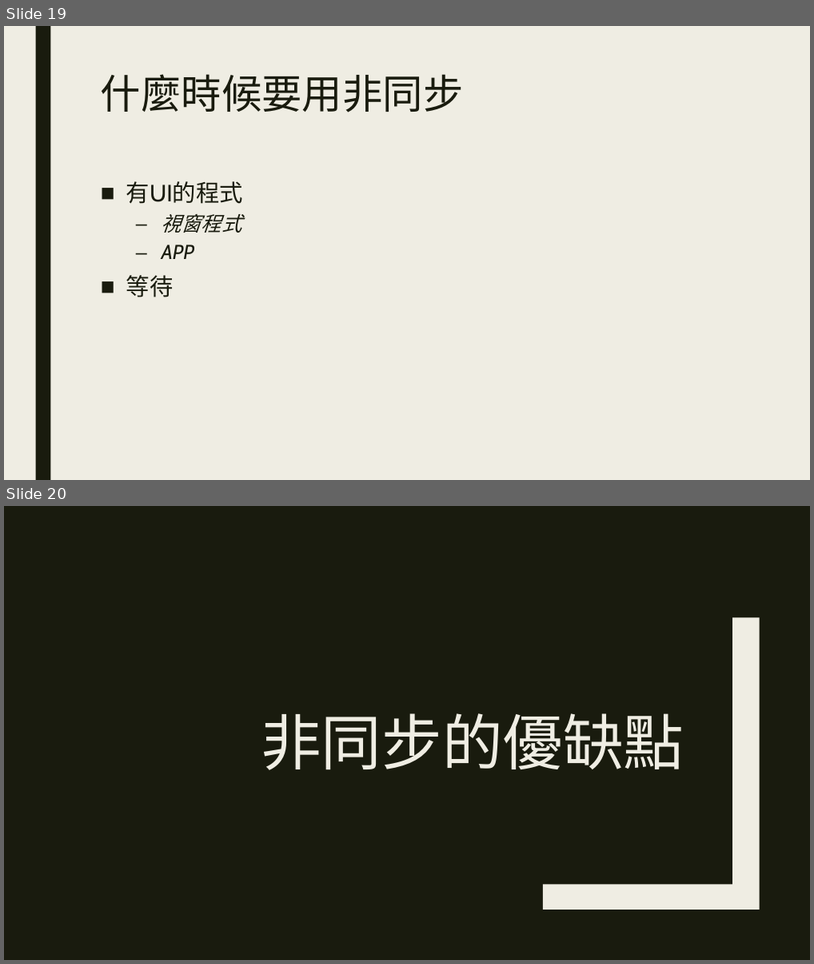
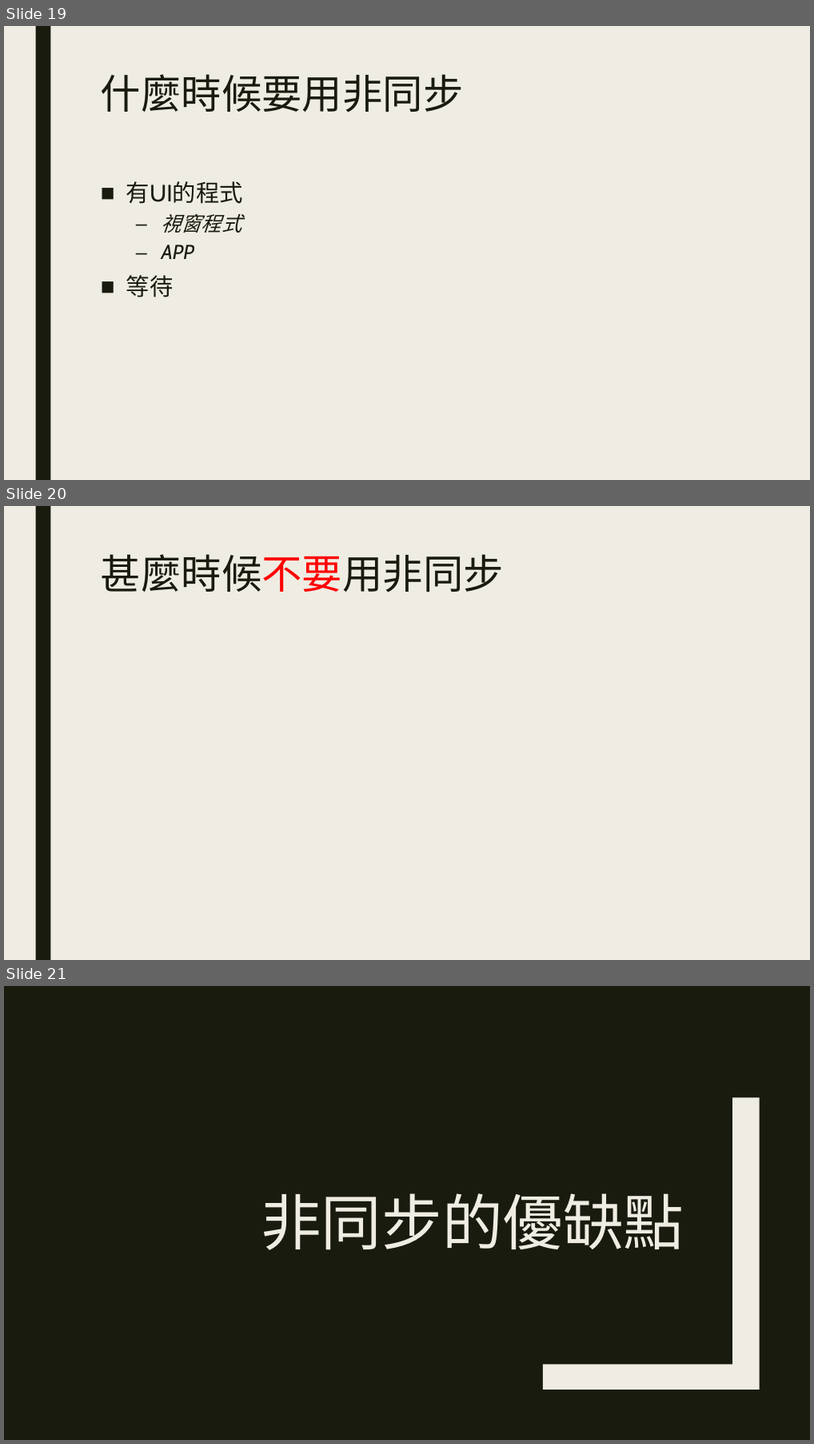
Before and after one commit to ryans610/.NET-Async-Basic, a slide deck: .NET非同步入門.pptx. Shown one above the other, each under a label of ours: slides 19 and 20 before the commit, slides 19, 20 and 21 after it. The pictures are 814x964 and 814x1444 pixels, drawn with LibreOffice and Linux fonts; fonts in the diff are those of the drawing. Boxes give left, top, right and bottom in pixels: in the first picture for what was removed or moved away, otherwise in the second. Text is boxed around its words. In the diff, an @@ line names an element or a change of style, - is before the commit and + after.

```diff
--- a/.NET非同步入門.pptx
+++ b/.NET非同步入門.pptx
@@ slide 20 added at <box>4,506,810,960</box>, background #EFEDE3; not listed: 1 template element that a slide beside it also shows @@
@@ title added at <box>101,554,504,592</box>, 48 pt, text #191B0E @@
+甚麼時候不要用非同步
@@ what was slide 20 is now slide 21 @@
```
Also in this commit, not shown: 1 other slide added.
